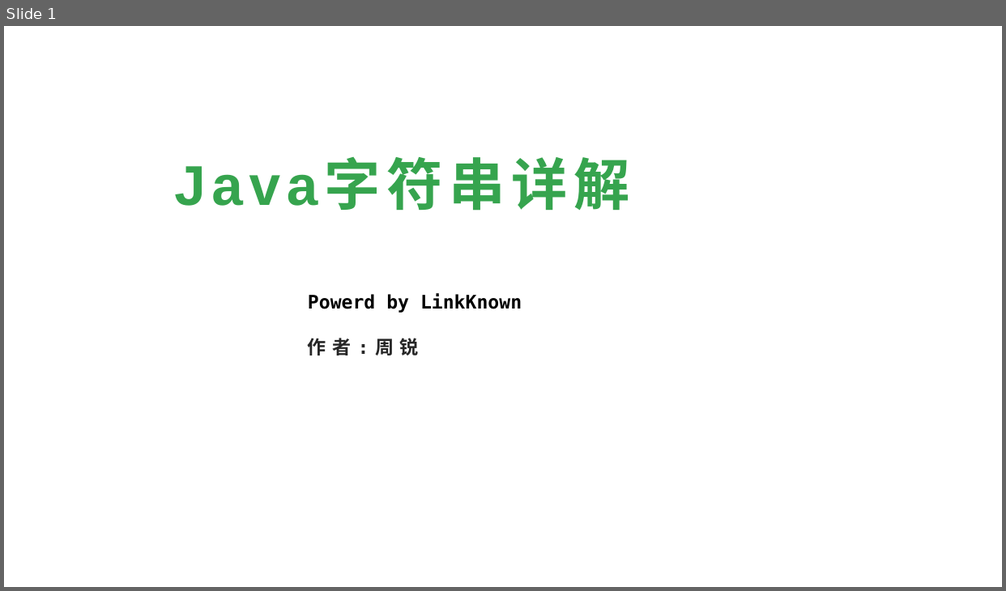
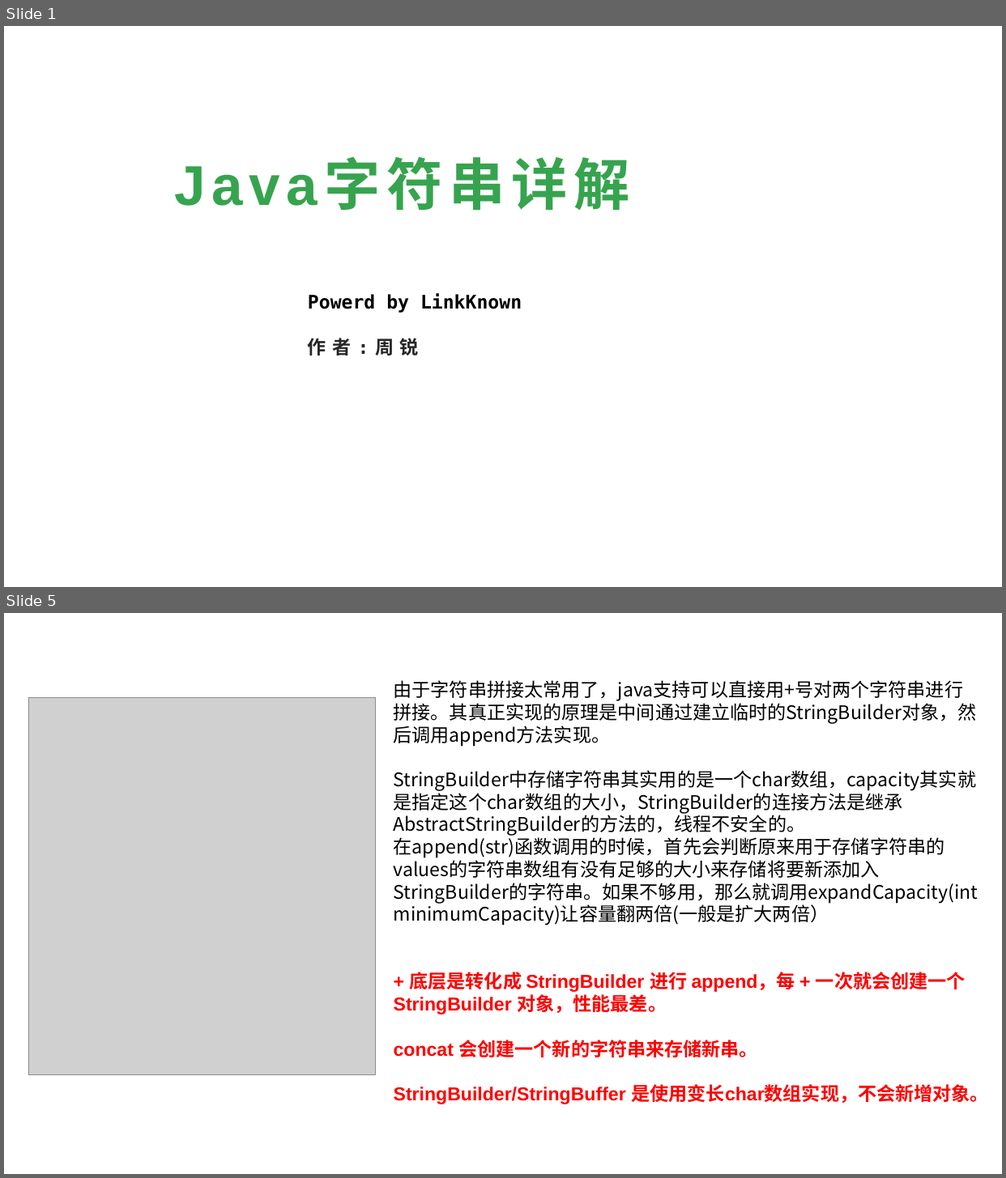
Before and after one commit to linkknown/PPT, a slide deck: 基础PPT/第4章：Java字符串详解.pptx. Shown one above the other, each under a label of ours: slide 1 before the commit, slides 1 and 5 after it; the slides between them are not shown. The pictures are 1006x591 and 1006x1178 pixels, drawn with LibreOffice and Linux fonts; fonts in the diff are those of the drawing; grey boxes stand for pictures; background and template pictures are left out. Boxes give left, top, right and bottom in pixels: in the first picture for what was removed or moved away, otherwise in the second. Text is boxed around its words. In the diff, an @@ line names an element or a change of style, - is before the commit and + after.

```diff
--- a/基础PPT/第4章：Java字符串详解.pptx
+++ b/基础PPT/第4章：Java字符串详解.pptx
@@ slide 5 added at (x1=4, y1=613, x2=1002, y2=1174), background picture (left out) @@
@@ text added at (x1=394, y1=680, x2=989, y2=1105), 18 pt, text #000000 @@
+由于字符串拼接太常用了，java支持可以直接用+号对两个字符串进行拼接。其真正实现的原理是中间通过建立临时的StringBuilder对象，然后调用append方法实现。
+StringBuilder中存储字符串其实用的是一个char数组，capacity其实就是指定这个char数组的大小，StringBuilder的连接方法是继承AbstractStringBuilder的方法的，线程不安全的。
+在append(str)函数调用的时候，首先会判断原来用于存储字符串的values的字符串数组有没有足够的大小来存储将要新添加入StringBuilder的字符串。如果不够用，那么就调用expandCapacity(int minimumCapacity)让容量翻两倍(一般是扩大两倍）
++ 底层是转化成 StringBuilder 进行 append，每 + 一次就会创建一个 StringBuilder 对象，性能最差。
+concat 会创建一个新的字符串来存储新串。
+StringBuilder/StringBuffer 是使用变长char数组实现，不会新增对象。
@@ picture added at (x1=28, y1=697, x2=375, y2=1076) @@
```
Also in this commit, not shown: 2 slides changed, 1 other slide added, 1 slide removed, 2 other files.
